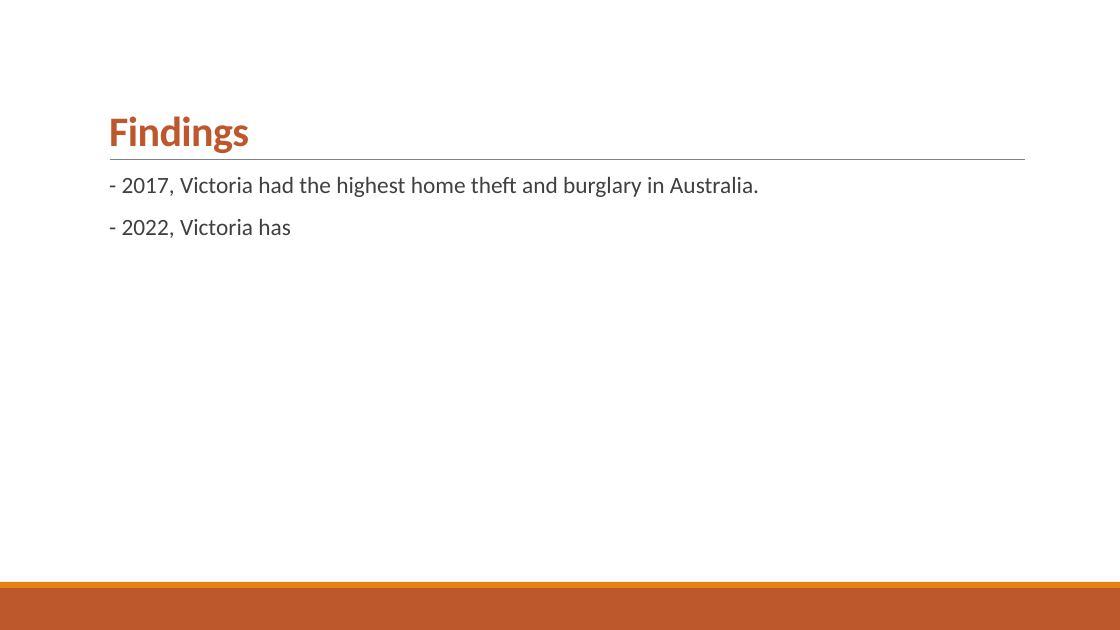
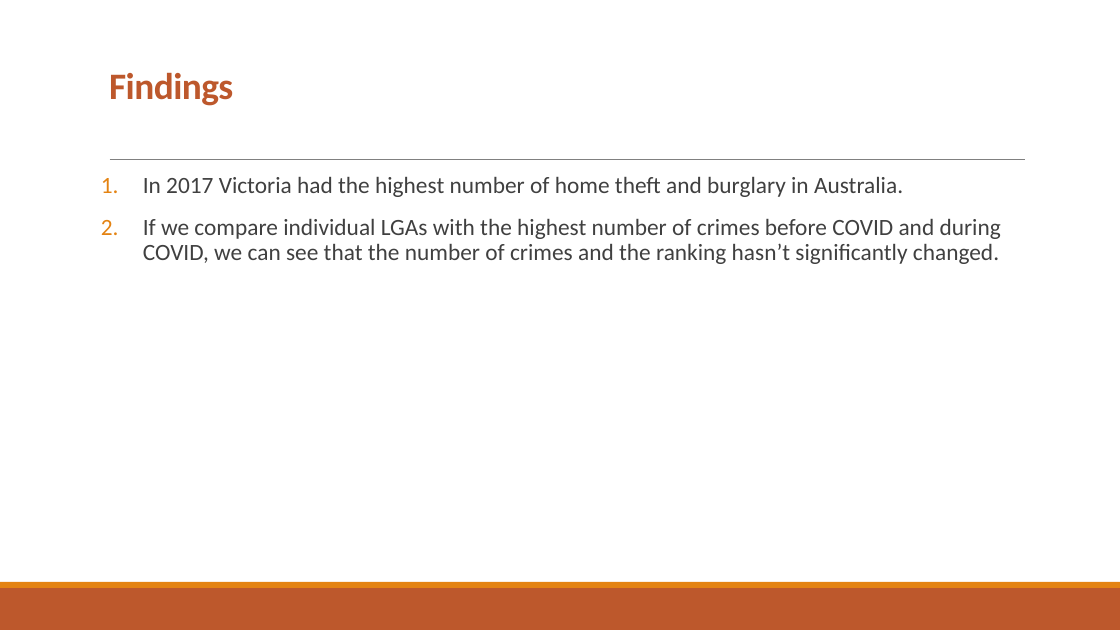
Before and after one commit to PhuongTieuOp/project3, a slide deck: slide 9 of Victoria Crime Data Visualization3.pptx (slide 11 before the commit). Drawn at 1120x630 pixels with LibreOffice and Linux fonts; fonts in the diff are those of the drawing. Boxes give left, top, right and bottom in pixels: in the first picture for what was removed or moved away, otherwise in the second. Text is boxed around its words. In the diff, an @@ line names an element or a change of style, - is before the commit and + after.

```diff
--- a/Victoria Crime Data Visualization3.pptx
+++ b/Victoria Crime Data Visualization3.pptx
@@ title "Findings" at box(109, 72, 233, 106): size 36 to 32 pt @@
@@ text at box(143, 177, 1001, 264): text changed @@
-  - 2017, Victoria had the highest home theft and burglary in Australia.
-  - 2022, Victoria has
+1. In 2017 Victoria had the highest number of home theft and burglary in Australia.
+2. If we compare individual LGAs with the highest number of crimes before COVID and during COVID, we can see that the number of crimes and the ranking hasn’t significantly changed.
```
Also in this commit, not shown: 7 other slides changed, 1 slide added, 3 slides removed, 1 other file.
